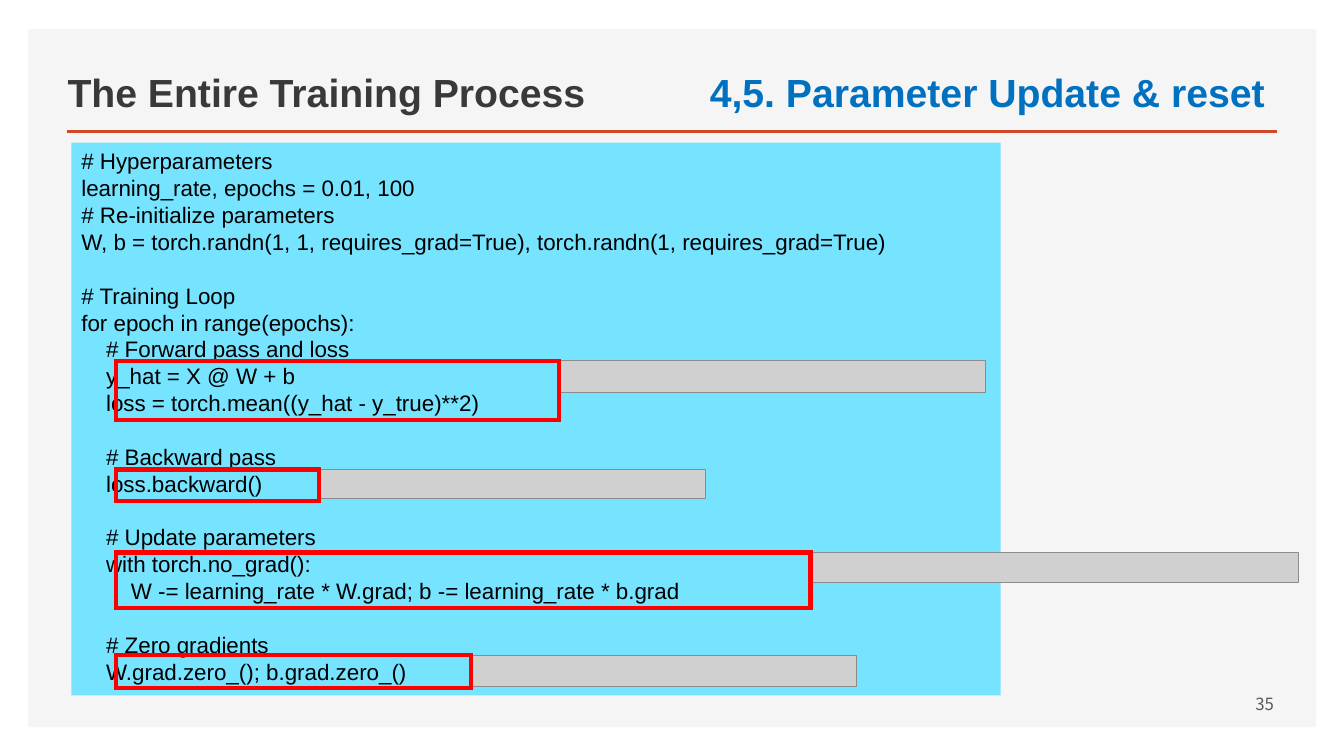
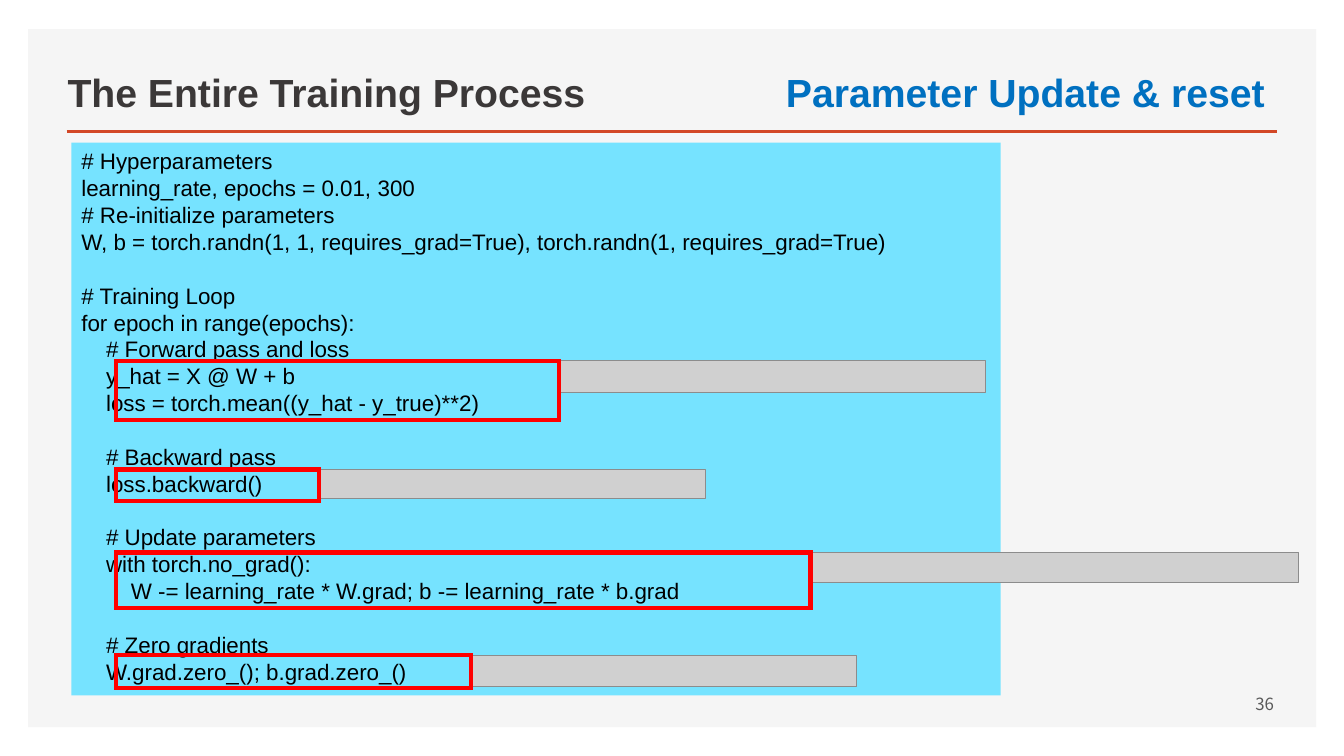
Before and after one commit to ancestor9/mathematics-for-machine-learning, a slide deck: slide 36 of Linear_Algebra/w5_02_Deep_Learning_with_pytorch.pptx (slide 35 before the commit). Drawn at 1344x756 pixels with LibreOffice and Linux fonts; fonts in the diff are those of the drawing; grey boxes stand for pictures. Boxes give left, top, right and bottom in pixels: in the first picture for what was removed or moved away, otherwise in the second. Text is boxed around its words. In the diff, an @@ line names an element or a change of style, - is before the commit and + after.

```diff
--- a/Linear_Algebra/w5_02_Deep_Learning_with_pytorch.pptx
+++ b/Linear_Algebra/w5_02_Deep_Learning_with_pytorch.pptx
@@ text at (x1=786, y1=78, x2=1265, y2=115): text changed @@
-4,5. Parameter Update & reset
+Parameter Update & reset
@@ text in rectangle at (x1=81, y1=179, x2=415, y2=201): text changed @@
-learning_rate, epochs = 0.01, 100
+learning_rate, epochs = 0.01, 300
@@ page number at (x1=1255, y1=697, x2=1274, y2=710): text changed @@
-35
+36
```
Also in this commit, not shown: 5 other slides changed, 1 slide added, 1 slide removed.
